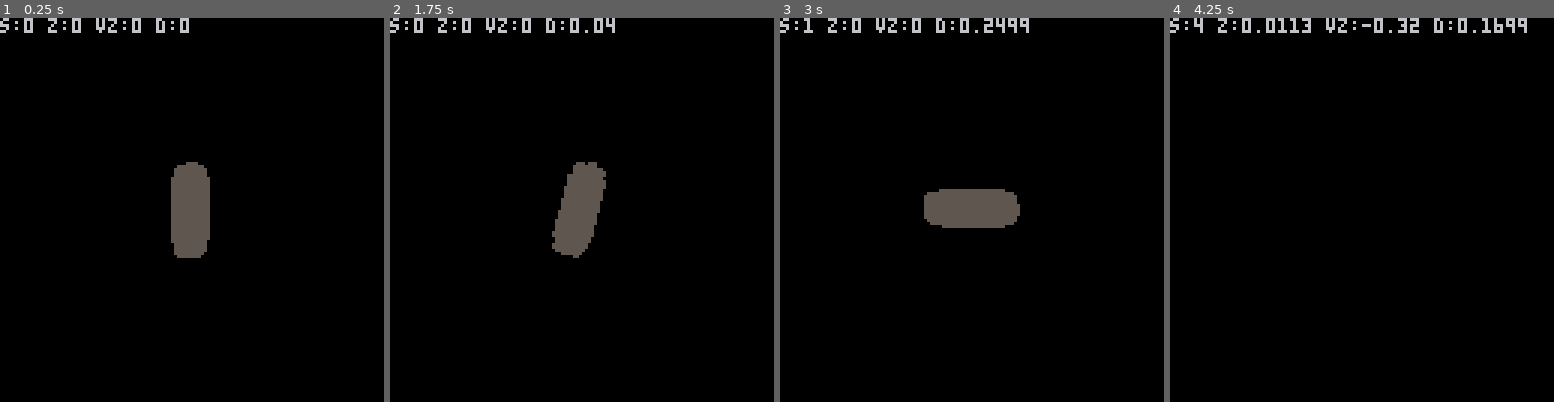
Above: before the commit, frames 1-4 (left to right).
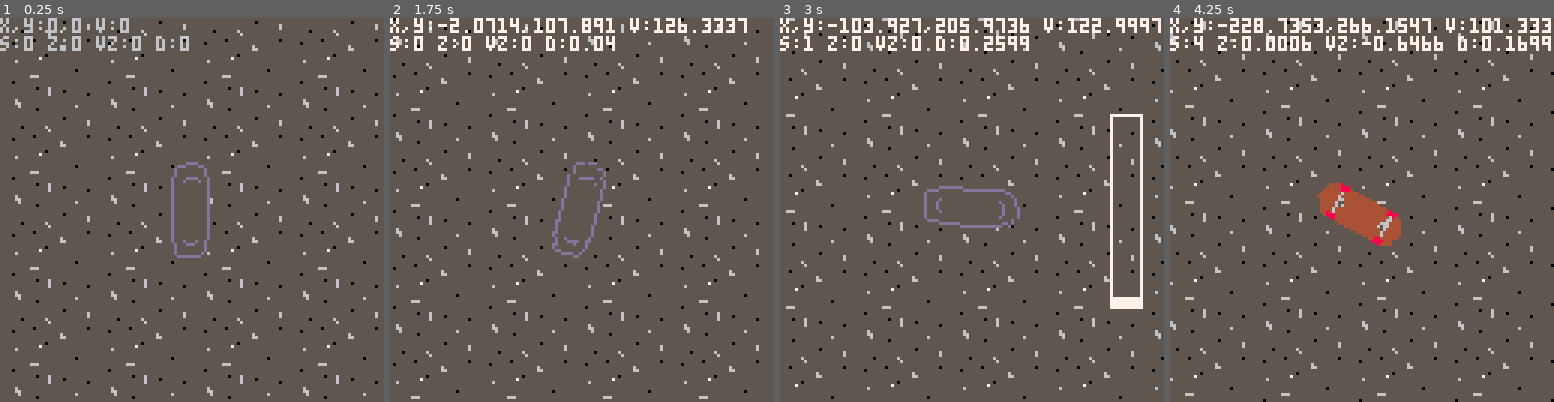
Above: after the commit, the same moments.

Repository: sthilaid/pico-8-carts
Game: PICO-8 cartridge skate.p8
Two runs of this game, one before a commit and one after it. Both use one fixed random seed, a clock stepped at 60 frames per second and the inputs below.
Inputs:
- Up to frame 1 (0.25 s): no input
- Up to frame 2 (1.75 s): tap X (X key) at 0.33, 1.07 s; tap O (Z key) at 0.7, 1.7 s; hold Right from 1.6 s (still down)
- Up to frame 3 (3 s): tap X (X key) at 1.85, 2.97 s; release Right at 2.1 s; tap O (Z key) at 2.1, 2.5, 2.9 s; hold Up 2.15-2.42 s; hold Right from 2.47 s (still down)
- Up to frame 4 (4.25 s): release Right at 3.03 s; hold Left 3.08-3.58 s; tap O (Z key) at 3.3, 3.7, 4.1 s; hold Down 3.63-3.97 s; hold Right from 4.02 s (still down); tap X (X key) at 4.08 s

The runs differ from the first frame. In frame 1, 97% of the frame differs, in the area x 0-100%, y 0-100%; in frame 2, 97%; in frame 3, 97%; in frame 4, 99%.

Commit message:
added flip trick, push, crank hud

Diff:
--- a/skate.p8
+++ b/skate.p8
@@ -3,17 +3,28 @@
 __lua__
 --skate by sthilaid
 
+-- constants
+btn_left    = 0
+btn_right   = 1
+btn_up      = 2
+btn_down    = 3
+btn_o       = 4
+btn_x       = 5
+
 -- globals
 g_lastFrameTime=0
 g_skate={}
+g_pushImpulse = 128 -- px/s
 g_maxJmpCrankTime = 1.0
 g_maxJmpImpulse = 5
 g_inairAnimUp={0,5,10,15,10,5,0}
+g_flipHalfAnim={0,5,10,15,20}
+g_groundFriction = 50
 
 -->8
 -- updates
 function _init()
-   g_skate = {x=64,y=64,z=0,v=0,vz=0,dir=0,
+   g_skate = {x=0,y=0,z=0,v=0,vz=0,dir=0,
               state=0,stateTime=0,
               spriteSize=4}
 end
@@ -24,77 +35,128 @@
    g_lastFrameTime = t
 
    updateState(dt)
+   updateMovement(dt)
 end
 
 function _draw()
    cls()
+   drawGround()
+   drawSkate()
+   drawHUD()
+   print("x,y:"..g_skate.x..","..g_skate.y.." v:"..g_skate.v)
    print("s:"..g_skate.state.." z:"..g_skate.z.." vz:"..g_skate.vz.." d:"..g_skate.dir)
-   drawSkate()
 end
 
 -->8
 -- states
 state_ride=0
 state_crank=1
-state_push=2
+--state_push=2
 state_ollie=3
 state_flip=4
+
+function isGroundState(state) return state < 3 end
+function isAirState(state) return state > 2 and state <= 4 end
 
 function nextState(state)
    g_skate.state = state
    g_skate.stateTime = 0
 end
 
+function getCrankRatio() return invlerp(0,g_maxJmpCrankTime,g_skate.stateTime) end
+
 function updateState(dt)
    if g_skate.state == state_ride then
       local dx,dy,dr = 0,0,0
-      if (btn(0)) dr = -1
-      if (btn(1)) dr = 1
+      if (btn(btn_left)) dr = -1
+      if (btn(btn_right)) dr = 1
       if dr != 0 then
          g_skate.dir += dr * 0.01
       end
-      if btnp(5) then
+      if btnp(btn_x) then
          nextState(state_crank)
+      elseif btnp(btn_o) then
+         g_skate.v = g_pushImpulse
       end
    elseif g_skate.state == state_crank then
-      if not btn(5) then
-         g_skate.vz = clamp(0,g_maxJmpImpulse,lerp(0,g_maxJmpImpulse,invlerp(0,g_maxJmpCrankTime,g_skate.stateTime)))
-         if btn(0) or btn(1) then
+      if not btn(btn_x) then
+         g_skate.vz = clamp(0,g_maxJmpImpulse,lerp(0,g_maxJmpImpulse,getCrankRatio()))
+         if btn(btn_left) or btn(btn_right) then
             nextState(state_flip)
          else
             nextState(state_ollie)
          end
       end
-   elseif g_skate.state == state_ollie or g_skate.state == state_flip then
+   end
+   g_skate.stateTime += dt
+end
+
+-->8
+-- physics
+
+function updateMovement(dt)
+   local vx,vy = g_skate.v * sin(g_skate.dir), g_skate.v * cos(g_skate.dir) -- angle zero toward top
+   g_skate.x += vx*dt
+   g_skate.y += vy*dt
+   g_skate.v = max(0, g_skate.v - g_groundFriction*dt)
+
+   if isAirState(g_skate.state) then
       g_skate.z += g_skate.vz*dt
       g_skate.vz -= 9.8*dt
 
-      if g_skate.z < 0 then
+      if g_skate.z < 0 then -- ground collision
          g_skate.z, g_skate.vz = 0, 0
          nextState(state_ride)
       end
-   end
-   g_skate.stateTime += dt
+   else
+      print("ERROR Unhandled state: "..g_skate.state)
+   end
 end
 
 -->8
 -- draw
+function drawGround()
+   local di,dj = g_skate.x % 32, g_skate.y % 32
+   for j=-1,3 do
+      for i=-1,3 do
+         spr(204, i*32+di, j*32+dj, 4, 4)
+      end
+   end
+end
 function drawSkate()
+   local x,y = 64,64 -- centered
    local centerDelta = -g_skate.spriteSize*4 -- /2 * 8
    if g_skate.state == state_ride or g_skate.state == state_crank then
-      draw_rotated_tile(g_skate.x,g_skate.y,g_skate.dir,0,0,4,false,1)
+      draw_rotated_tile(x,y,g_skate.dir,0,0,4,false,1)
    elseif g_skate.state == state_ollie then
       local airScale = lerp(1,1.5,invlerp(0,2,g_skate.z))
       if g_skate.vz > 0 then
          local sprIndex = flr((1.0 - g_skate.vz / g_maxJmpImpulse) * #g_inairAnimUp + 1)
          local inairSprite = g_inairAnimUp[sprIndex]
-         draw_rotated_tile(g_skate.x,g_skate.y,g_skate.dir,inairSprite,0,4,false,airScale)
+         draw_rotated_tile(x,y,g_skate.dir,inairSprite,0,4,false,airScale)
       else
-         draw_rotated_tile(g_skate.x,g_skate.y,g_skate.dir,0,0,4,false,airScale)
-      end
-   end
-end
-
+         draw_rotated_tile(x,y,g_skate.dir,0,0,4,false,airScale)
+      end
+   elseif g_skate.state == state_flip then
+      local airScale = lerp(1,1.5,invlerp(0,2,g_skate.z))
+      local heightRatio = 1.0 - abs(g_skate.vz / g_maxJmpImpulse)
+      local sprIndex = min(flr(heightRatio * #g_flipHalfAnim + 1), #g_flipHalfAnim)
+      local flipSprite = g_flipHalfAnim[sprIndex]
+      if g_skate.vz > 0 then
+         draw_rotated_tile(x,y,g_skate.dir,flipSprite,6,4,false,airScale)
+      else
+         -- todo correct angle because of flipping sprite
+         draw_rotated_tile(x,y,g_skate.dir,flipSprite,6,4,true,airScale)
+      end
+   end
+end
+function drawHUD()
+   if g_skate.state == state_crank then
+      local ratio = getCrankRatio()
+      rect(110,32,120,96,7)
+      rectfill(110,lerp(96,32,clamp(0,1,ratio)),120,96,7)
+   end
+end
 -->8
 -- utils
 
@@ -178,8 +240,88 @@
 
 
 
+…(74 lines of a section not shown)…
 __map__
 00010203c204050607c308090a0bc40c0d0e0f00000000000000000000000000000000000000000000000000000000000000000000000000000000000000000000000000000000000000000000000000000000000000000000000000000000000000000000000000000000000000000000000000000000000000000000000000
 10111213d214151617d318191a1bd41c1d1e1f00000000000000000000000000000000000000000000000000000000000000000000000000000000000000000000000000000000000000000000000000000000000000000000000000000000000000000000000000000000000000000000000000000000000000000000000000
 20212223e224252627e328292a2be42c2d2e2f00000000000000000000000000000000000000000000000000000000000000000000000000000000000000000000000000000000000000000000000000000000000000000000000000000000000000000000000000000000000000000000000000000000000000000000000000
 30313233f234353637f338393a3bf43c3d3e3f00000000000000000000000000000000000000000000000000000000000000000000000000000000000000000000000000000000000000000000000000000000000000000000000000000000000000000000000000000000000000000000000000000000000000000000000000
+0000000000000000000000000000000000000000000000000000000000000000000000000000000000000000000000000000000000000000000000000000000000000000000000000000000000000000000000000000000000000000000000000000000000000000000000000000000000000000000000000000000000000000
+0000000000000000000000000000000000000000000000000000000000000000000000000000000000000000000000000000000000000000000000000000000000000000000000000000000000000000000000000000000000000000000000000000000000000000000000000000000000000000000000000000000000000000
+00010203004041424300444546470048494a4b004c4d4e4f0000000000000000000000000000000000000000000000000000000000000000000000000000000000000000000000000000000000000000000000000000000000000000000000000000000000000000000000000000000000000000000000000000000000000000
+10111213005051525300545556570058595a5b005c5d5e5f0000000000000000000000000000000000000000000000000000000000000000000000000000000000000000000000000000000000000000000000000000000000000000000000000000000000000000000000000000000000000000000000000000000000000000
+20212223006061626300646566670068696a6b006c6d6e6f0000000000000000000000000000000000000000000000000000000000000000000000000000000000000000000000000000000000000000000000000000000000000000000000000000000000000000000000000000000000000000000000000000000000000000
+30313233007071727300747576770078797a7b007c7d7e7f0000000000000000000000000000000000000000000000000000000000000000000000000000000000000000000000000000000000000000000000000000000000000000000000000000000000000000000000000000000000000000000000000000000000000000
Not shown, changed: 128 lines of the sprite sheet (__gfx__) section of skate.p8
